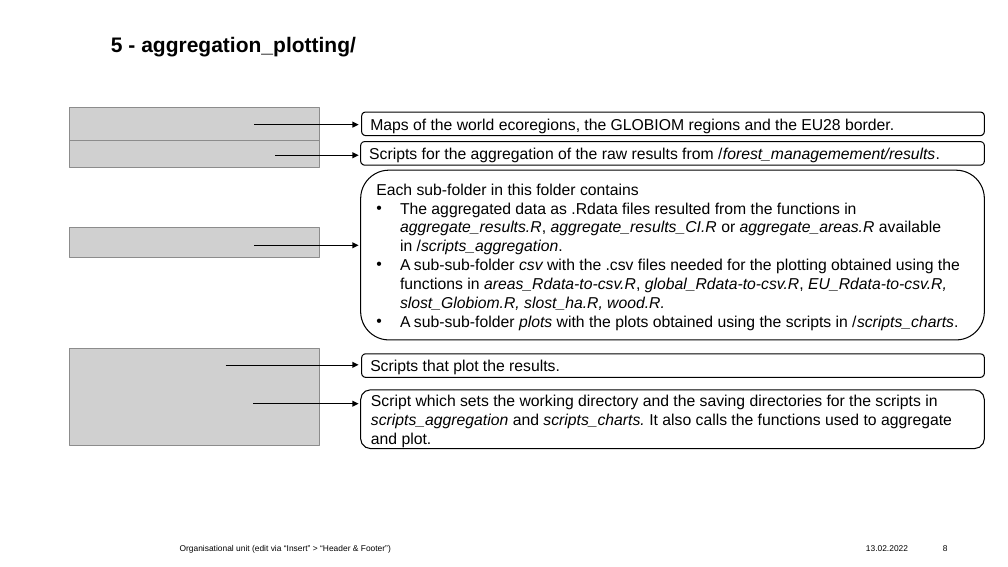
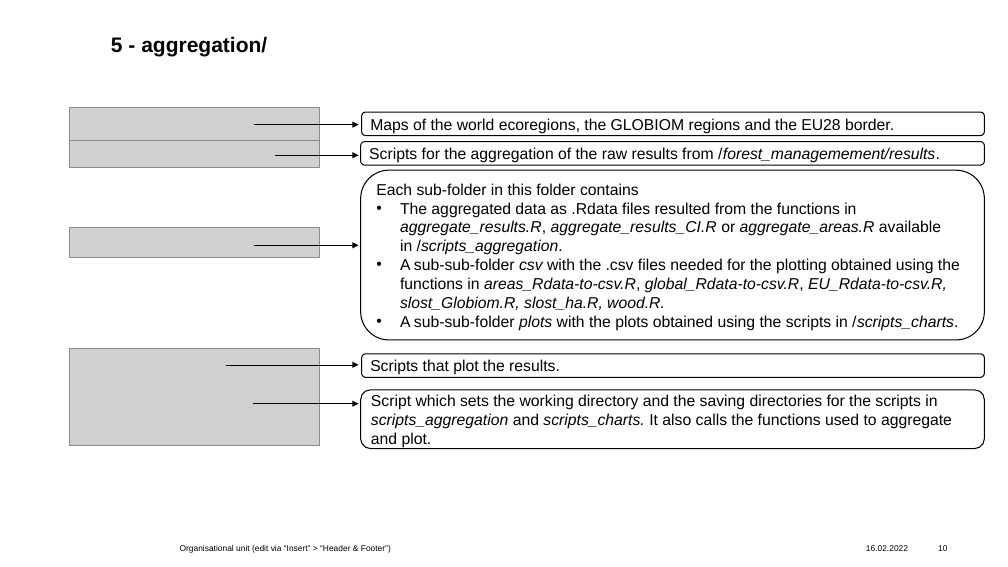
Before and after one commit to francesca-git/EU28-ForestMng-Climate, a slide deck: slide 10 of 20220210_folder_script_structure.pptx (slide 8 before the commit). Drawn at 1008x567 pixels with LibreOffice and Linux fonts; fonts in the diff are those of the drawing; grey boxes stand for pictures; background and template pictures are left out. Boxes give left, top, right and bottom in pixels: in the first picture for what was removed or moved away, otherwise in the second. Text is boxed around its words. In the diff, an @@ line names an element or a change of style, - is before the commit and + after.

```diff
--- a/20220210_folder_script_structure.pptx
+++ b/20220210_folder_script_structure.pptx
@@ title at [111, 36, 267, 56]: text changed @@
-5 - aggregation_plotting/
+5 - aggregation/
@@ page number at [938, 545, 947, 551]: text changed @@
-8
+10
```
Also in this commit, not shown: 7 other slides changed, 3 slides added, 1 slide removed, 2 other files.
